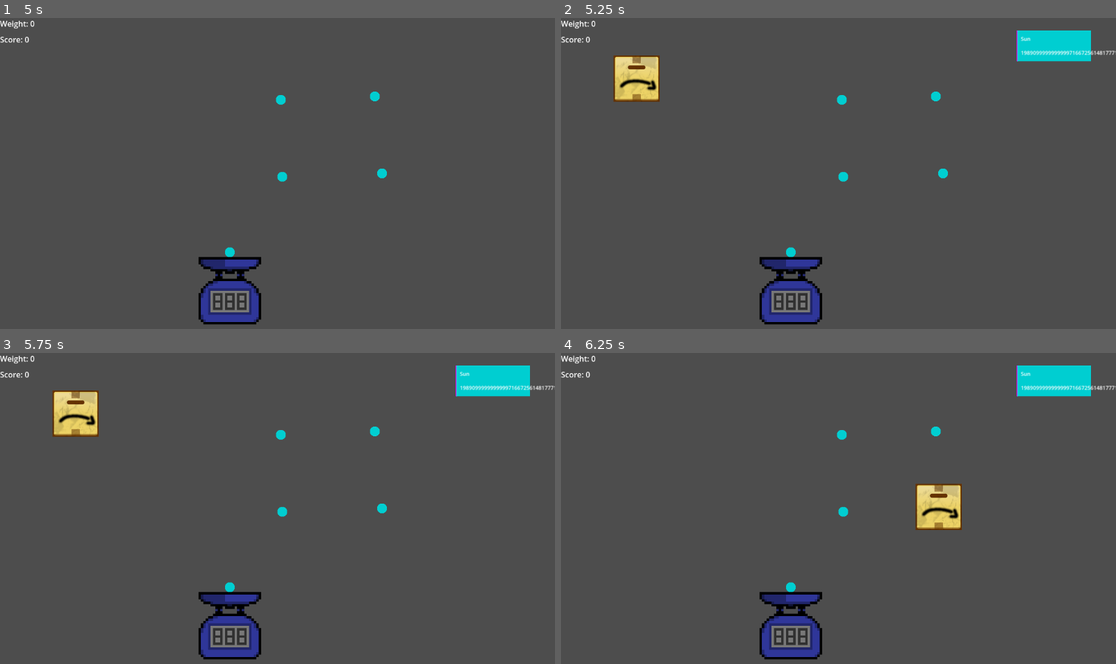
Above: before the commit, frames 1-4 (two rows, left to right).
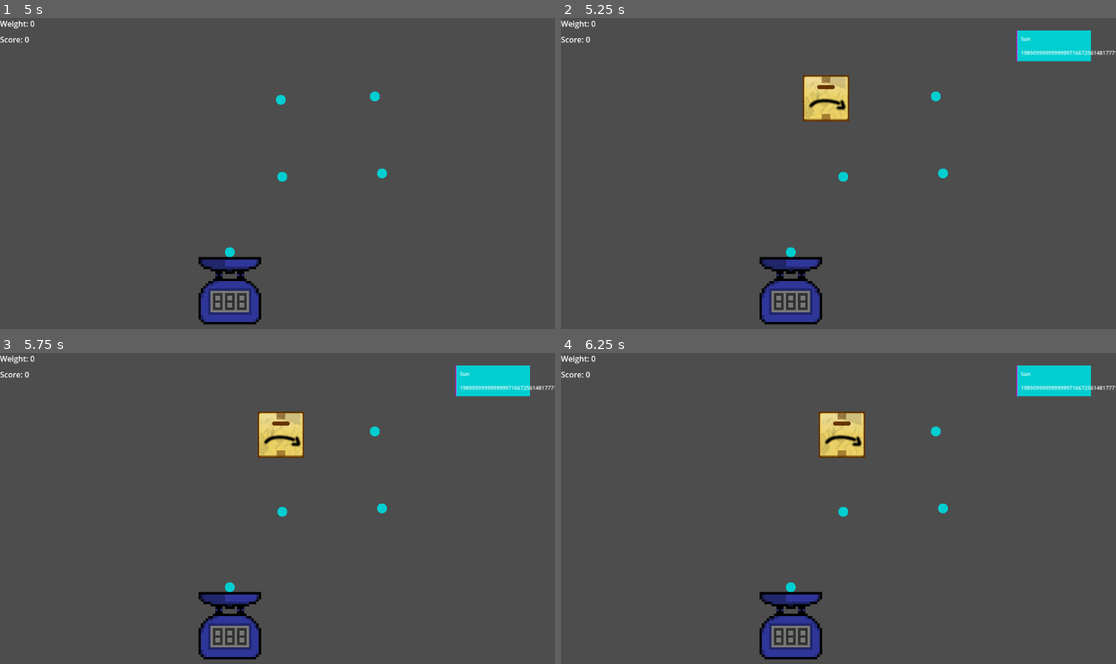
Above: after the commit, the same moments.

Repository: rodemananthony/gmtk-2024
Game: Godot game, scene res://scenes/test/catalog_test.tscn
Same seed, same stepped clock (60 frames per second), same inputs: the game is played once before the commit and once after it. This scene is started directly instead of the project's main scene.
Inputs (mouse positions are in pixels of both pictures, inside the frame that each line leads up to):
- Up to frame 1 (5 s): tap Enter at 0.5, 2, 3.5 s; move the mouse to (399, 157) at 0.52 s; click (399, 157) at 0.6 s; tap Space at 1.25, 2.75, 4.25 s; drag from (166, 189) to (283, 98) at 1.27 s; move the mouse to (333, 105) at 2.02 s; click (333, 105) at 2.1 s; drag from (249, 235) to (377, 95) at 2.77 s; move the mouse to (444, 220) at 3.52 s; click (444, 220) at 3.6 s; drag from (111, 126) to (283, 176) at 4.27 s
- Up to frame 2 (5.25 s): move the mouse to (866, 173) at 5.02 s; click (866, 173) at 5.1 s
- Up to frame 3 (5.75 s): no input
- Up to frame 4 (6.25 s): drag from (638, 412) to (943, 508) at 5.77 s

Frame 1 is identical in both runs. In frame 2, 2.5% of the frame differs, in the area x 9-52%, y 12-34%; in frame 3, 2.5%; in frame 4, 2.5%.

Commit message:
Packages spawn on vacant drop points

Diff:
--- a/scripts/catalog_test.gd
+++ b/scripts/catalog_test.gd
@@ -3,5 +3,4 @@
 
 # Called when the node enters the scene tree for the first time.
 func _ready() -> void:
-	var correct_orders : int
-	var wrong_orders : int
+	pass
--- a/scripts/package.gd
+++ b/scripts/package.gd
@@ -26,12 +26,15 @@
 		if event.button_index == MOUSE_BUTTON_LEFT and not event.pressed:
 			selected = false
 			if drop_candidate != null:
-				var success := drop_candidate.collect_package(self)
-				if success:
-					# evacuate old drop zone
-					if current_drop_zone != null:
-						current_drop_zone.vacate()
-					# update to new drop zone
-					current_drop_zone = drop_candidate
-					if drop_candidate != null:
-						rest_point = drop_candidate.global_position
+				set_dropzone(drop_candidate)
+
+func set_dropzone (dropzone: DropZone):
+	var success := dropzone.collect_package(self)
+	if success:
+		# evacuate old drop zone
+		if current_drop_zone != null:
+			current_drop_zone.vacate()
+		# update to new drop zone
+		current_drop_zone = dropzone
+		rest_point = dropzone.global_position
+		drop_candidate = null
--- a/scripts/package_manager.gd
+++ b/scripts/package_manager.gd
@@ -2,11 +2,17 @@
 
 @onready var package_scene: PackedScene = preload("res://scenes/main/package.tscn")
 
+
+var drop_zones : Array = []
 var current_catalog : Array = []
 var complete_catalog : Array = []
 
 func _ready() -> void:
-	pass
+	for x in len(get_parent().get_children()):
+		var node = get_parent().get_child(x)
+		if node.has_method("vacate"):
+			drop_zones.append(node)
+	#print(drop_zones)
 
 func _on_timer_timeout() -> void:
 	var catalog_length = len(current_catalog)
@@ -26,6 +32,14 @@
 		var new_package = package_scene.instantiate()
 		new_package.set("contents", item_info)
 		get_parent().add_child(new_package)
+		for x in len(drop_zones):
+			#print(drop_zones[x].is_occupied())
+			if drop_zones[x].is_occupied() == false:
+				var drop_zone : DropZone = drop_zones[x]
+				#print(drop_zone)
+				new_package.set_dropzone(drop_zone)
+				#print(new_package.set_dropzone(drop_zone))
+				break
 		#print(new_package.contents.weight)
 
 
